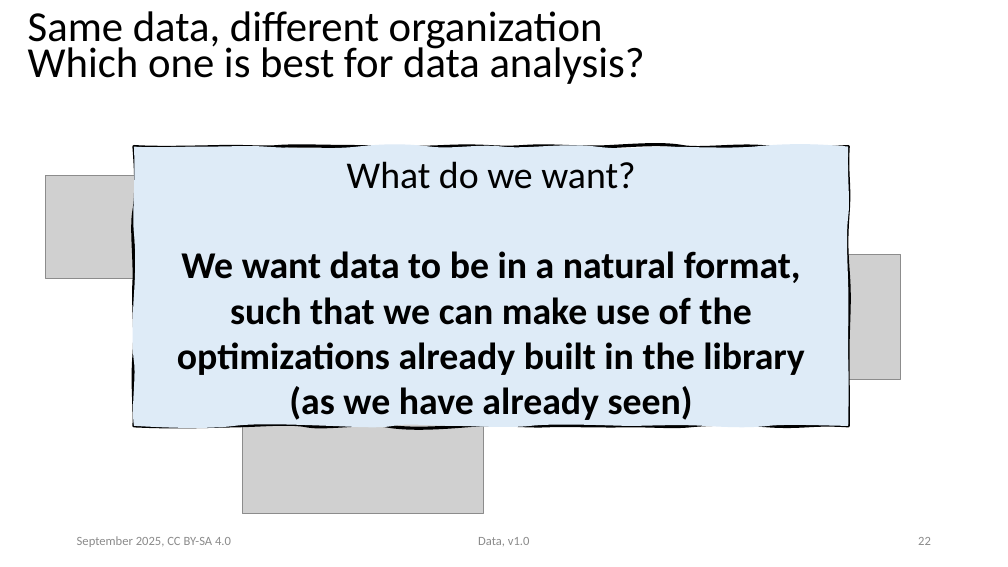
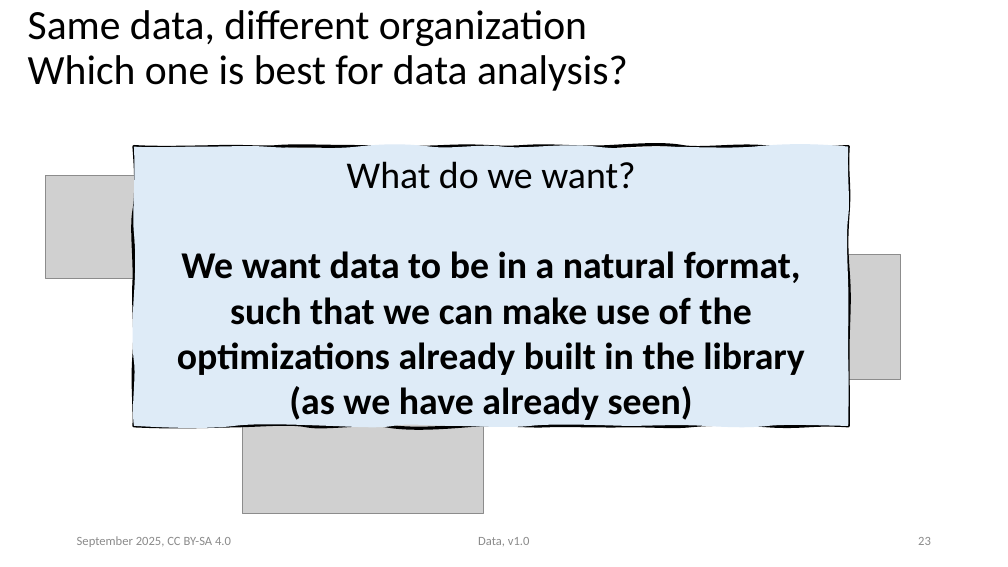
Before and after one commit to ASPP/data_class, a slide deck: slide 23 of tabular_data.pptx (slide 22 before the commit). Drawn at 1008x567 pixels with LibreOffice and Linux fonts; fonts in the diff are those of the drawing; grey boxes stand for pictures. Boxes give left, top, right and bottom in pixels: in the first picture for what was removed or moved away, otherwise in the second. Text is boxed around its words. In the diff, an @@ line names an element or a change of style, - is before the commit and + after.

Commit message:
tabular data presi and exercise update, rough draft

```diff
--- a/tabular_data.pptx
+++ b/tabular_data.pptx
@@ title "Same data, different organization Which ..." at [28,10,628,91]: size 40.7 to 39.6 pt; line spacing 0.7 to 0.9 @@
```
Also in this commit, not shown: 19 other slides changed, 2 slides added, 1 slide removed, 9 other files.
